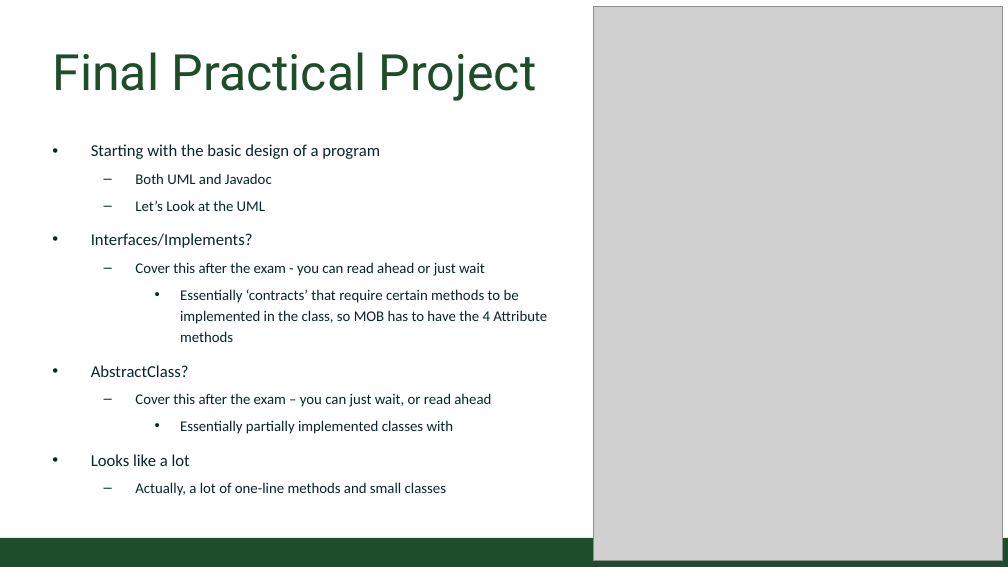
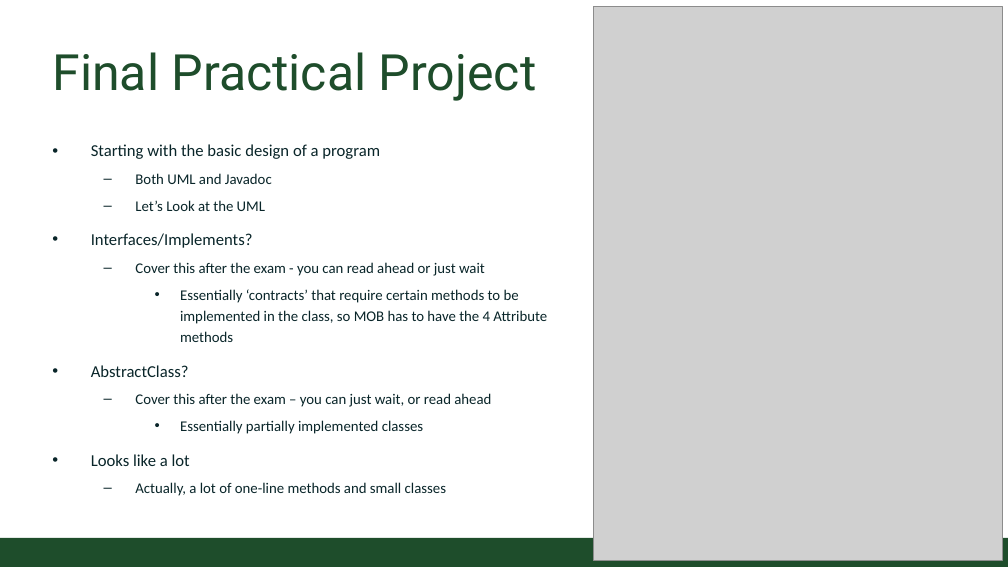
Before and after one commit to CSU-CompSci-CS163-4/Handouts, a slide deck: slide 6 of slides/On-Campus/11_03_UML_PracticalProject.pptx (slide 5 before the commit). Drawn at 1008x567 pixels with LibreOffice and Linux fonts; fonts in the diff are those of the drawing; grey boxes stand for pictures; background and template pictures are left out. Boxes give left, top, right and bottom in pixels: in the first picture for what was removed or moved away, otherwise in the second. Text is boxed around its words. In the diff, an @@ line names an element or a change of style, - is before the commit and + after.

Commit message:
updated practical slides

```diff
--- a/slides/On-Campus/11_03_UML_PracticalProject.pptx
+++ b/slides/On-Campus/11_03_UML_PracticalProject.pptx
@@ text at bbox=[180, 420, 423, 434]: text changed @@
-    • Essentially partially implemented classes with
+    • Essentially partially implemented classes
```
Also in this commit, not shown: 4 slides added.
